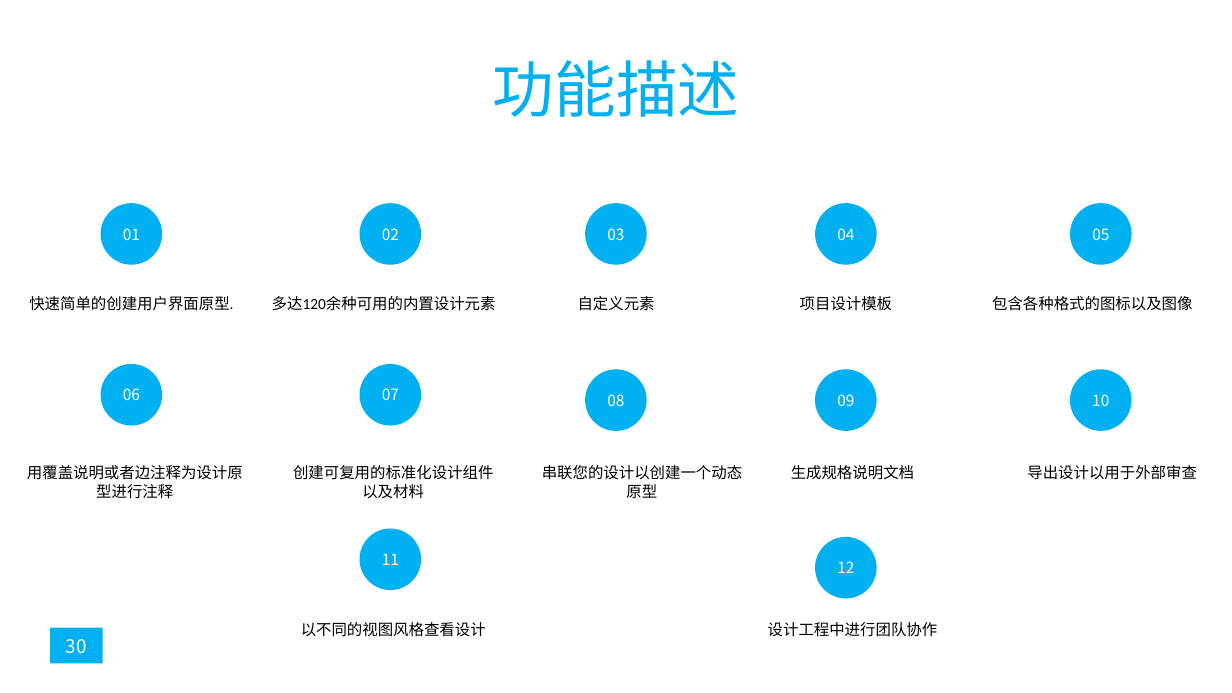
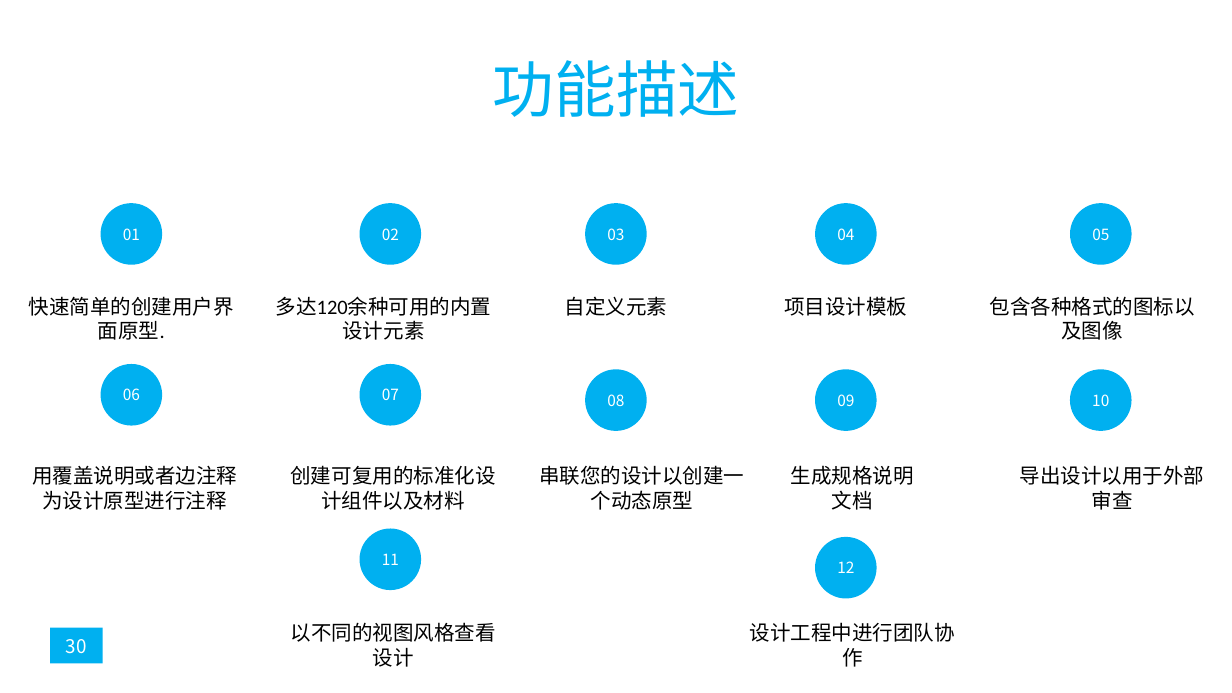
Before and after one commit to popopoi/PRD2018-G07, a slide deck: slide 30 of 非受控文档/翻转课堂PPT/PRD2018-G07-第七周翻转课堂PPT.pptx. Drawn at 1232x693 pixels with LibreOffice and Linux fonts; fonts in the diff are those of the drawing. Boxes give left, top, right and bottom in pixels: in the first picture for what was removed or moved away, otherwise in the second. Text is boxed around its words. In the diff, an @@ line names an element or a change of style, - is before the commit and + after.

Commit message:
修订 《PRD2018-G07-第七周翻转课堂PPT》[修订的内容：统一字体]

```diff
--- a/非受控文档/翻转课堂PPT/PRD2018-G07-第七周翻转课堂PPT.pptx
+++ b/非受控文档/翻转课堂PPT/PRD2018-G07-第七周翻转课堂PPT.pptx
@@ size 9 to 12 pt in 12 elements at (784,296,907,316), (565,296,668,316), (32,465,237,510), (290,465,495,510), (539,465,744,510), (276,296,492,316), (29,296,234,340), (990,296,1195,340), (291,622,496,667), (750,622,955,667), (1020,465,1205,510), (791,465,914,510) @@
```
Also in this commit, not shown: 11 other slides changed.
